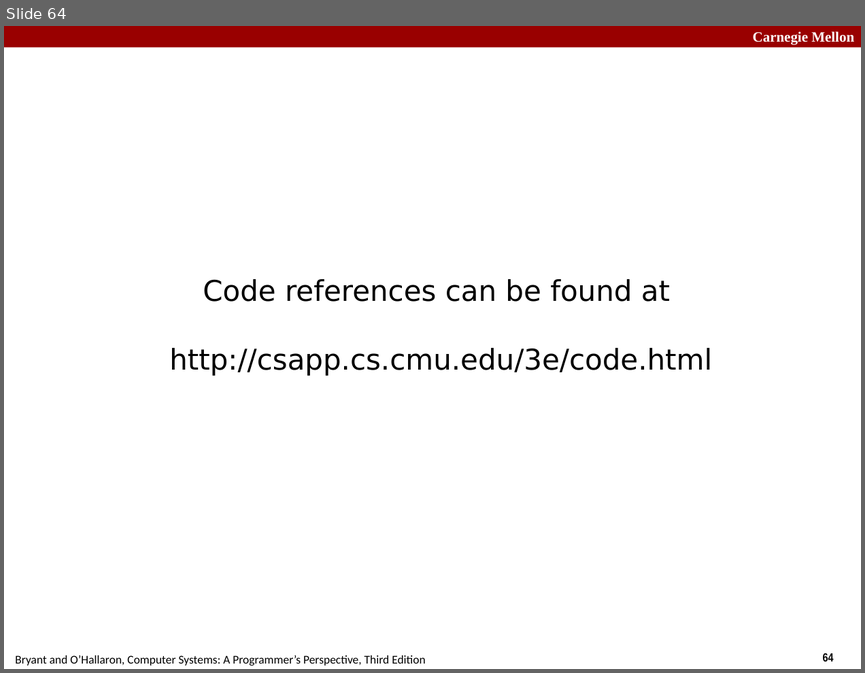
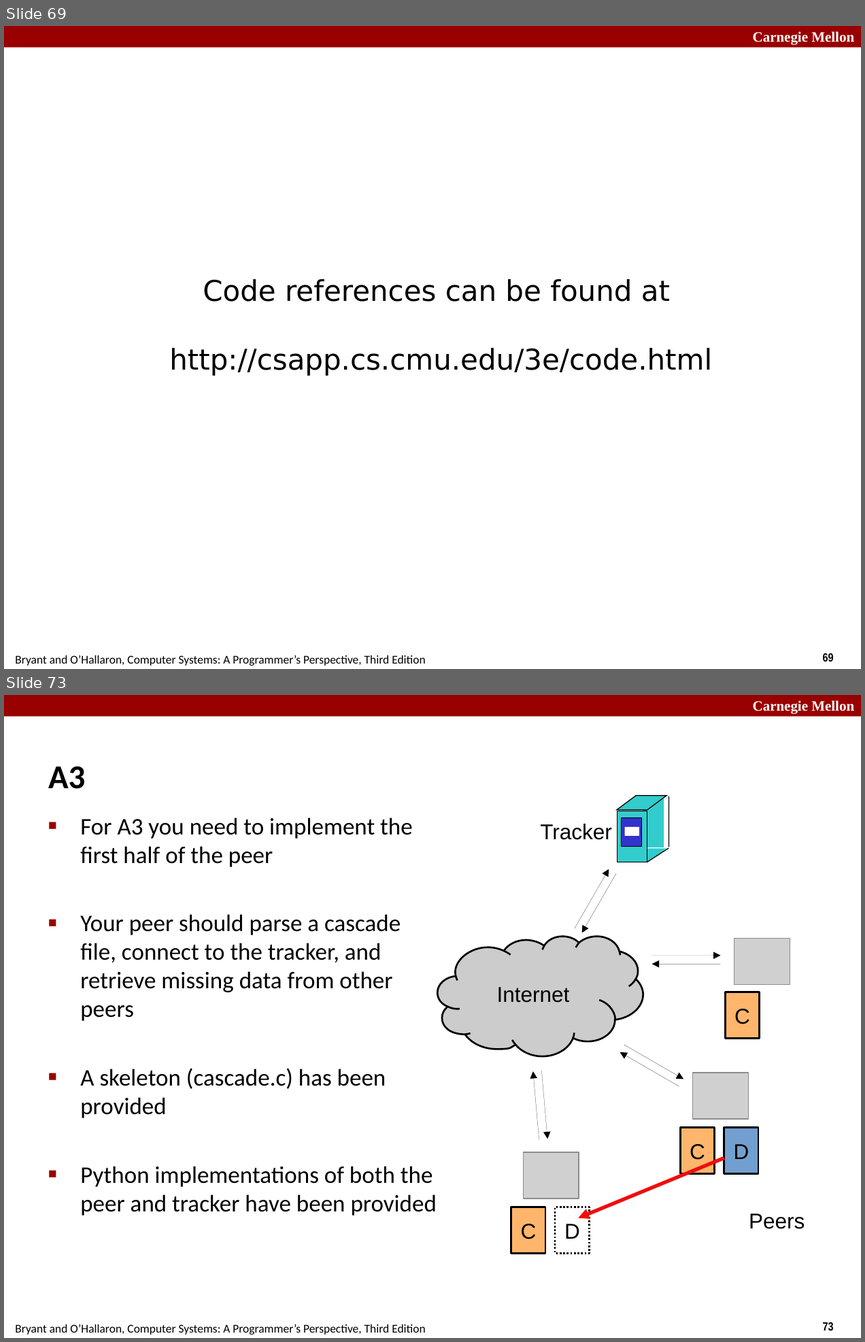
Before and after one commit to diku-compSys/compSys-e2021-pub, a slide deck: lectures/211101_network_programming/slides.odp. Shown one above the other, each under a label of ours: slide 64 before the commit, slides 69 and 73 after it; the slides between them are not shown. The pictures are 865x673 and 865x1342 pixels, drawn with LibreOffice and Linux fonts; fonts in the diff are those of the drawing; grey boxes stand for pictures. Boxes give left, top, right and bottom in pixels: in the first picture for what was removed or moved away, otherwise in the second. Text is boxed around its words. In the diff, an @@ line names an element or a change of style, - is before the commit and + after.

```diff
--- a/lectures/211101_network_programming/slides.odp
+++ b/lectures/211101_network_programming/slides.odp
@@ slide 73 added at [4, 695, 861, 1338], background #FFFFFF; not listed: 4 template elements that a slide beside it also shows @@
@@ title added at [48, 766, 85, 789], 28 pt, text #000000, bold @@
+A3
@@ text added at [80, 817, 436, 1215], 20 pt, text #000000 @@
+■ For A3 you need to implement the
+  first half of the peer
+■ Your peer should parse a cascade
+  file, connect to the tracker, and
+  retrieve missing data from other
+  peers
+■ A skeleton (cascade.c) has been
+  provided
+■ Python implementations of both the
+  peer and tracker have been provided
@@ text added at [540, 824, 611, 840], 18 pt, text #000000 @@
+Tracker
@@ group added at [617, 795, 669, 863]: 4 rectangles, 2 parallelograms, 2 lines @@
@@ arrow added from (575, 928) to (609, 869), #000000 0 pt @@
@@ arrow added from (616, 873) to (581, 932), #000000 0 pt @@
@@ freeform shape added at [438, 936, 643, 1057], fill #CCCCCC, outline #000000 1.5 pt, 18 pt, text #000000 @@
+Internet
@@ picture added at [734, 938, 789, 985] @@
@@ arrow added from (652, 955) to (720, 955), #000000 0 pt @@
@@ arrow added from (720, 964) to (652, 964), #000000 0 pt @@
@@ rectangle added at [725, 992, 759, 1038], fill #FFB66C, outline #000000 1.5 pt, 18 pt, text #000000 @@
+C
@@ arrow added from (679, 1087) to (620, 1052), #000000 0 pt @@
@@ arrow added from (624, 1045) to (683, 1079), #000000 0 pt @@
@@ arrow added from (538, 1140) to (532, 1071), #000000 0 pt @@
@@ arrow added from (541, 1070) to (547, 1139), #000000 0 pt @@
@@ picture added at [693, 1073, 749, 1119] @@
@@ rectangle added at [680, 1127, 715, 1174], fill #FFB66C, outline #000000 1.5 pt, 18 pt, text #000000 @@
+C
@@ rectangle added at [723, 1127, 758, 1174], fill #729FCF, outline #000000 1.5 pt, 18 pt, text #000000 @@
+D
@@ picture added at [524, 1152, 579, 1198] @@
@@ arrow added from (723, 1157) to (578, 1218), #F10D0C 3 pt @@
@@ rectangle added at [511, 1206, 545, 1253], fill #FFB66C, outline #000000 1.5 pt, 18 pt, text #000000 @@
+C
@@ rectangle added at [555, 1206, 589, 1253], outline #000000 1.5 pt dashed, 18 pt, text #000000 @@
+D
@@ text added at [749, 1213, 804, 1229], 18 pt, text #000000 @@
+Peers
@@ what was slide 64 is now slide 69 @@
@@ page number at [823, 653, 834, 661]: text changed @@
-64
+69
```
Also in this commit, not shown: 3 slides changed, 14 other slides added, 6 slides removed, 3 other files.
